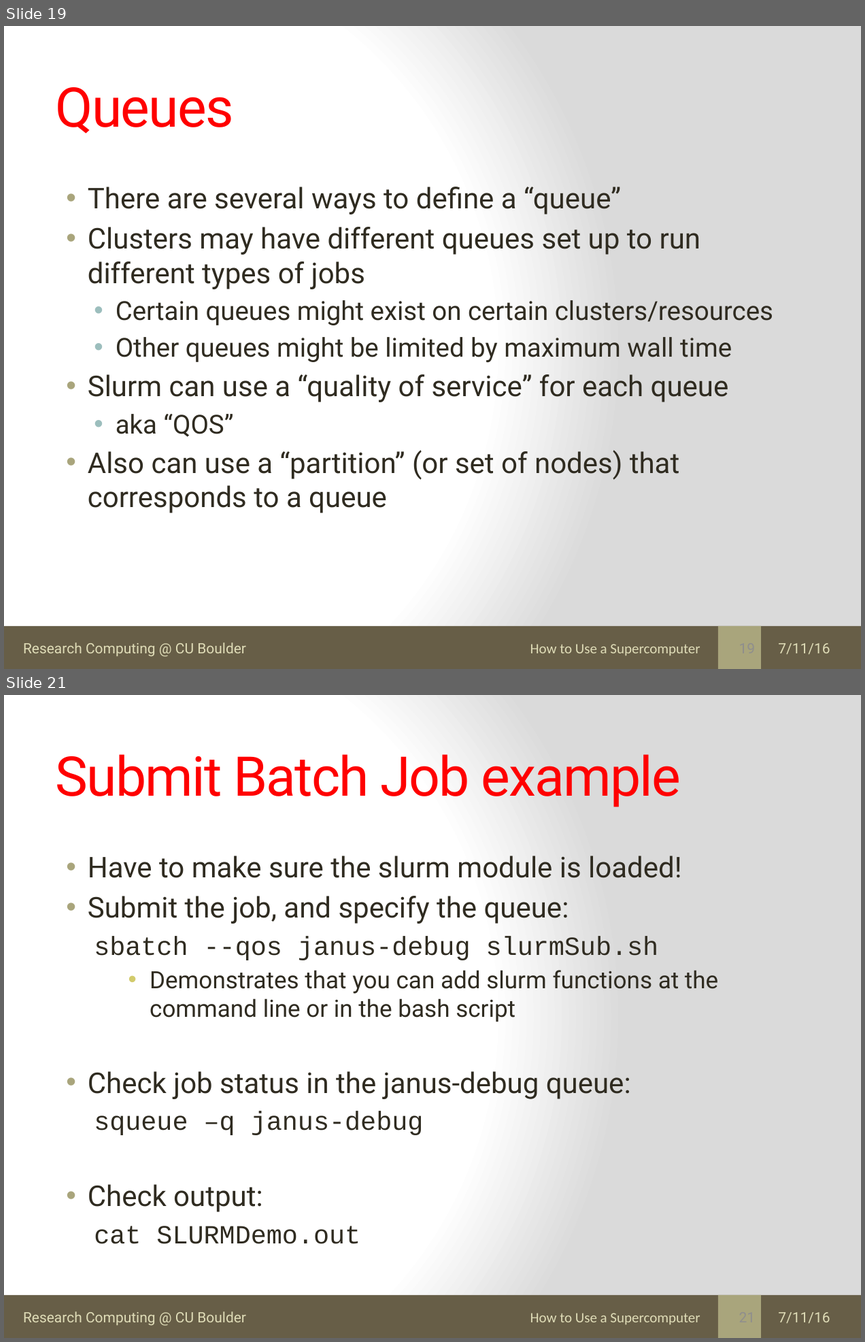
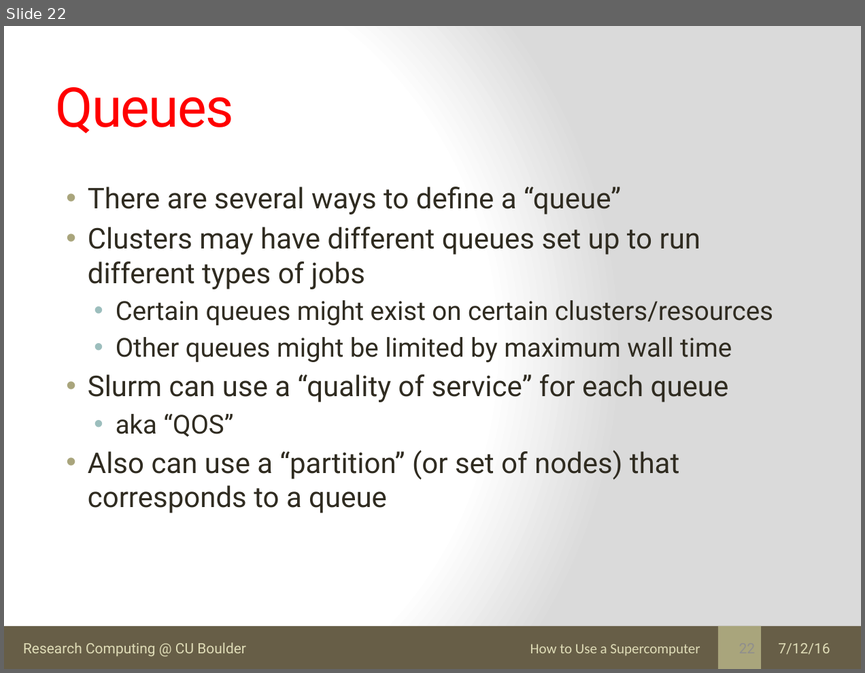
Before and after one commit to kkwinner/Final_Tutorials, a slide deck: Basics_Supercomputing/what_is_supercomputer.pptx. Shown one above the other, each under a label of ours: slides 19 and 21 before the commit, slide 22 after it; the slides between them are not shown. The pictures are 865x1342 and 865x673 pixels, drawn with LibreOffice and Linux fonts; fonts in the diff are those of the drawing. Boxes give left, top, right and bottom in pixels: in the first picture for what was removed or moved away, otherwise in the second. Text is boxed around its words. In the diff, an @@ line names an element or a change of style, - is before the commit and + after.

```diff
--- a/Basics_Supercomputing/what_is_supercomputer.pptx
+++ b/Basics_Supercomputing/what_is_supercomputer.pptx
@@ slide 21 removed at (x1=4, y1=695, x2=861, y2=1338), background gradient #FFFFFF to #DADADA; not listed: 3 template elements that a slide beside it also shows @@
@@ title removed at (x1=56, y1=754, x2=681, y2=807) @@
-Submit Batch Job example
@@ text removed at (x1=88, y1=855, x2=718, y2=1244) @@
-• Have to make sure the slurm module is loaded!
-• Submit the job, and specify the queue:
-  sbatch --qos janus-debug slurmSub.sh
-    • Demonstrates that you can add slurm functions at the command line or in the bash script
-• Check job status in the janus-debug queue:
-  squeue –q janus-debug
-• Check output:
-  cat SLURMDemo.out
@@ text removed at (x1=530, y1=1312, x2=700, y2=1325) @@
-How to Use a Supercomputer
@@ text removed at (x1=778, y1=1312, x2=830, y2=1323) @@
-7/11/16
@@ what was slide 19 is now slide 22 @@
@@ slide 22 changed as well @@
@@ text at (x1=778, y1=643, x2=830, y2=654): text changed @@
-7/11/16
+7/12/16
```
Also in this commit, not shown: 15 other slides changed, 6 slides added, 3 other slides removed, 1 other file.
